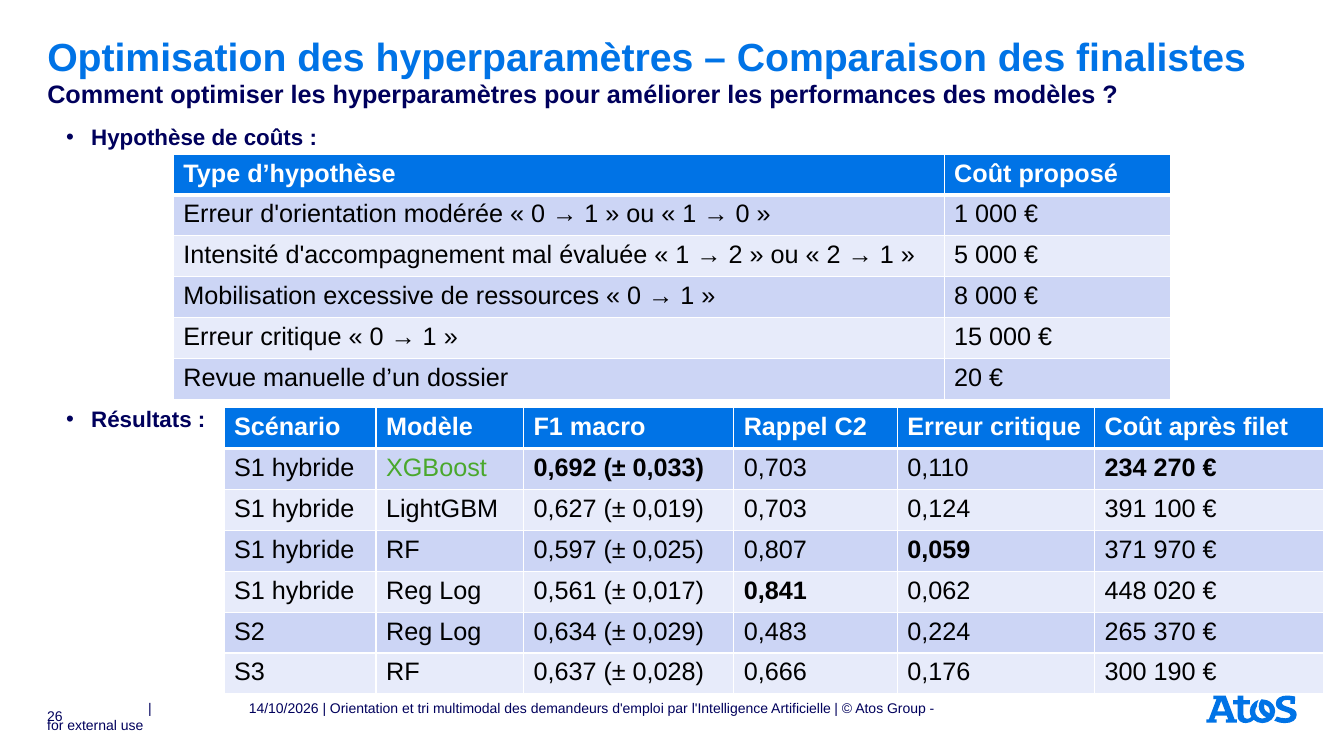
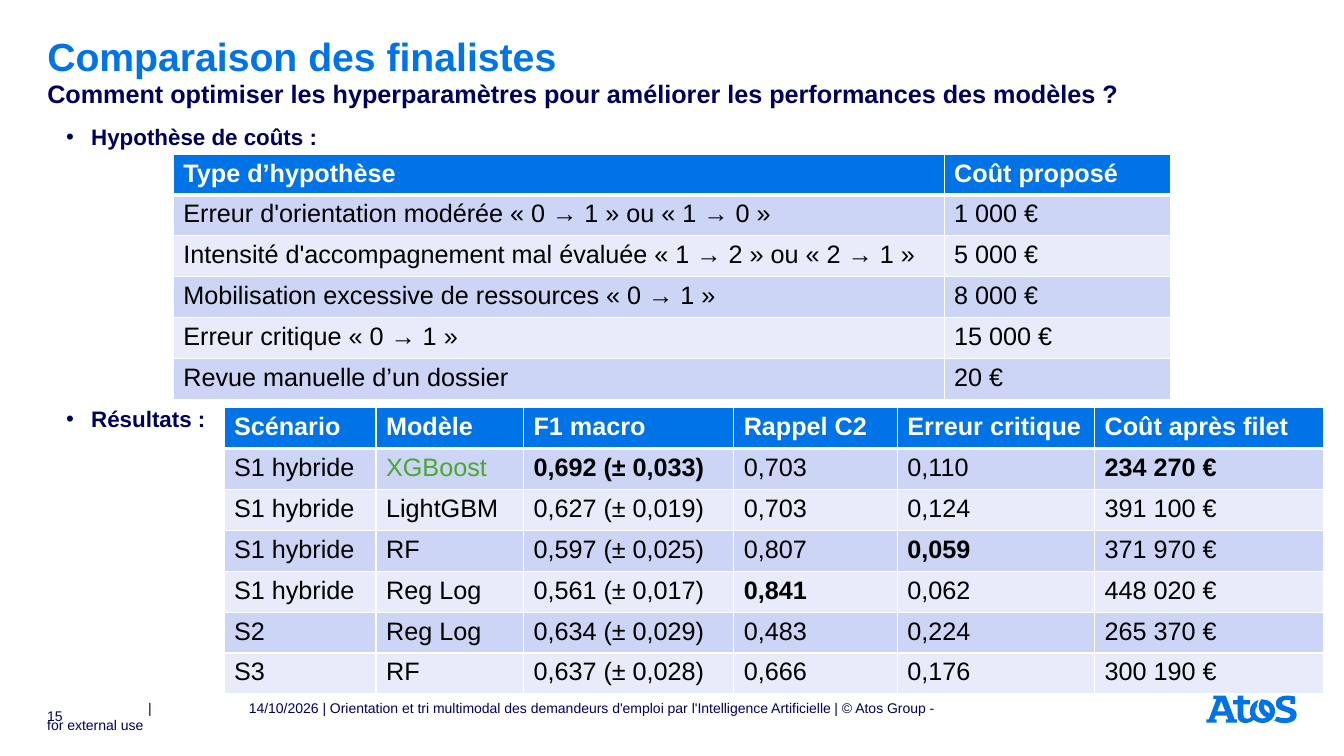
Before and after one commit to rbatos/Cas_usage_certif, a slide deck: slide 15 of presentation/Support_soutenance_certif.pptx (slide 26 before the commit). Drawn at 1344x756 pixels with LibreOffice and Linux fonts; fonts in the diff are those of the drawing. Boxes give left, top, right and bottom in pixels: in the first picture for what was removed or moved away, otherwise in the second. Text is boxed around its words. In the diff, an @@ line names an element or a change of style, - is before the commit and + after.

```diff
--- a/presentation/Support_soutenance_certif.pptx
+++ b/presentation/Support_soutenance_certif.pptx
@@ title at [47,42,557,79]: text changed @@
-Optimisation des hyperparamètres – Comparaison des finalistes
+Comparaison des finalistes
@@ page number at [47,711,63,725]: text changed @@
-26
+15
```
Also in this commit, not shown: 25 other slides changed, 18 slides removed, 2 other files.
